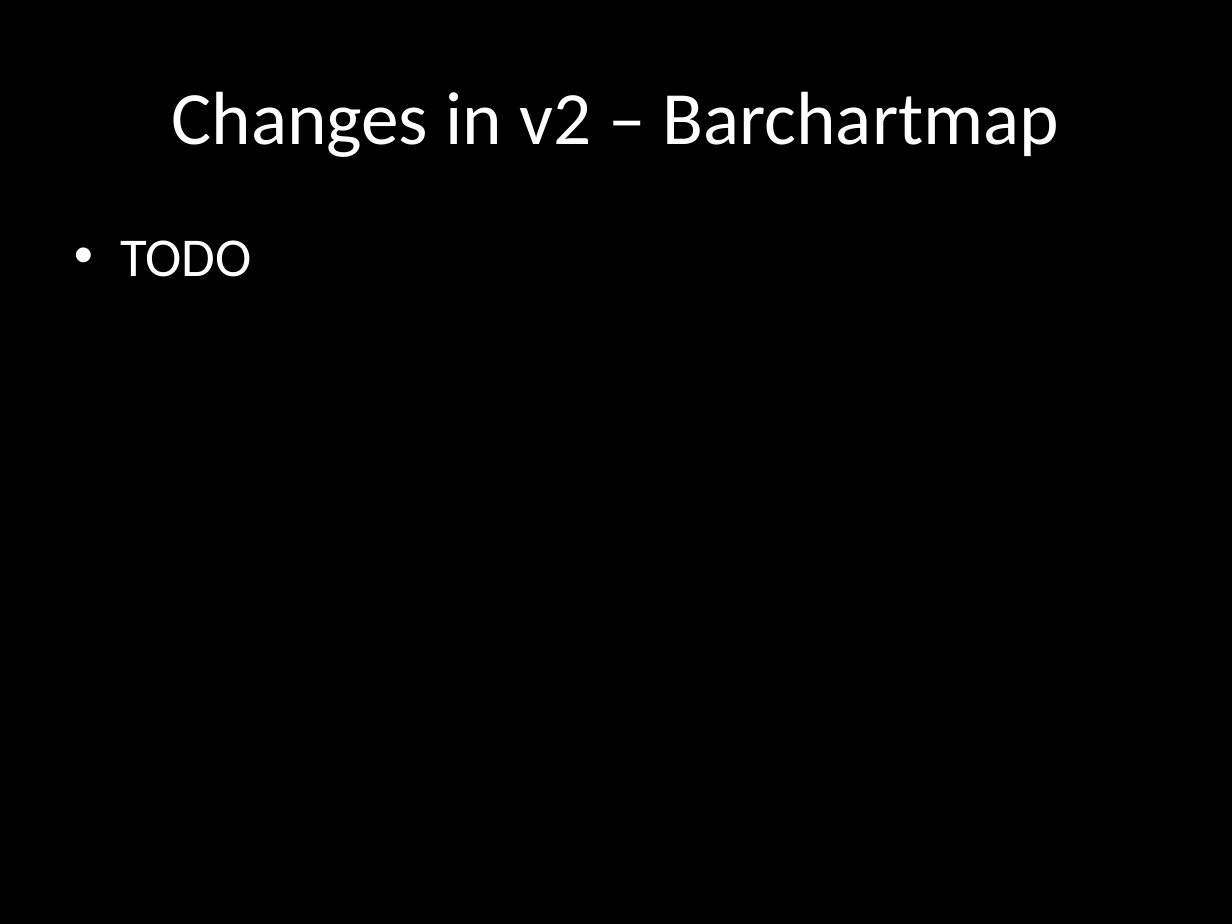
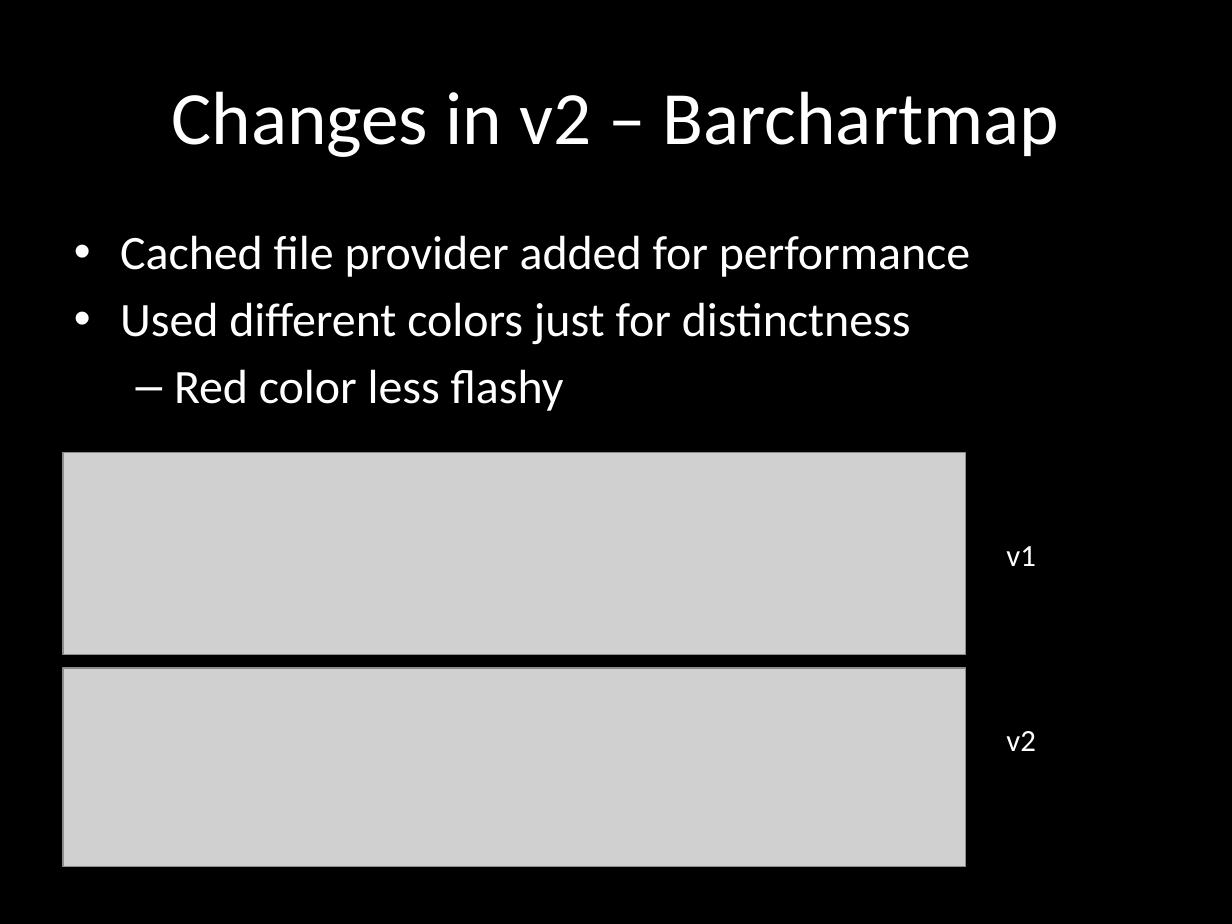
Before and after one commit to croes/capsel-lak, a slide deck: slide 9 of presentation/LAK Dataset Visualization - v2.pptx. Drawn at 1232x924 pixels with LibreOffice and Linux fonts; fonts in the diff are those of the drawing; grey boxes stand for pictures. Boxes give left, top, right and bottom in pixels: in the first picture for what was removed or moved away, otherwise in the second. Text is boxed around its words. In the diff, an @@ line names an element or a change of style, - is before the commit and + after.

Commit message:
presentation changes

```diff
--- a/presentation/LAK Dataset Visualization - v2.pptx
+++ b/presentation/LAK Dataset Visualization - v2.pptx
@@ text at (120,235,970,411): text changed; size 32 to 28 pt @@
-• TODO
+• Cached file provider added for performance
+• Used different colors just for distinctness
+  – Red color less flashy
@@ picture added at (63,452,965,654) @@
@@ text added at (1006,546,1035,566), 18 pt, text #FFFFFF @@
+v1
@@ picture added at (63,668,965,866) @@
@@ text added at (1006,731,1035,751), 18 pt, text #FFFFFF @@
+v2
```
Also in this commit, not shown: 3 other slides changed.
